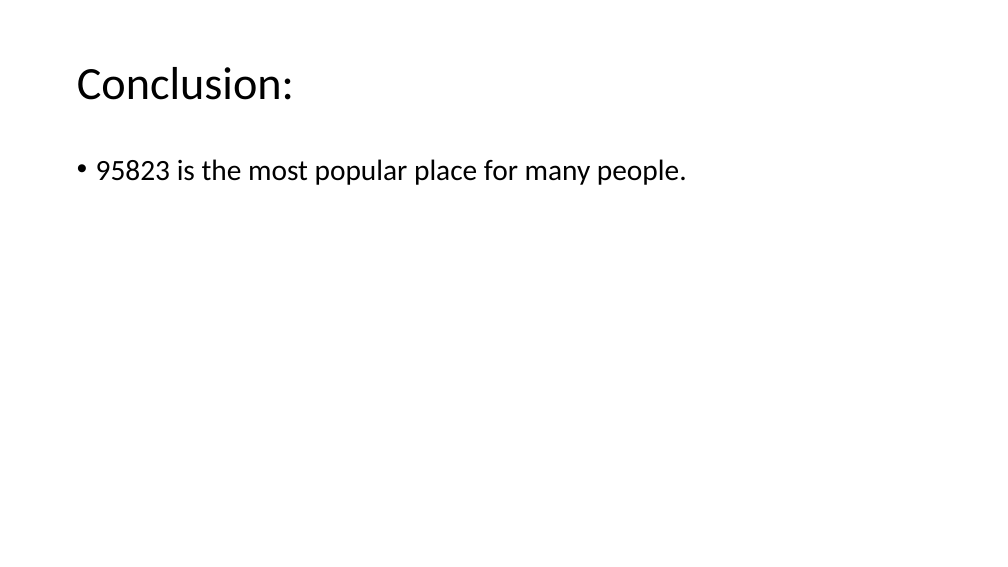
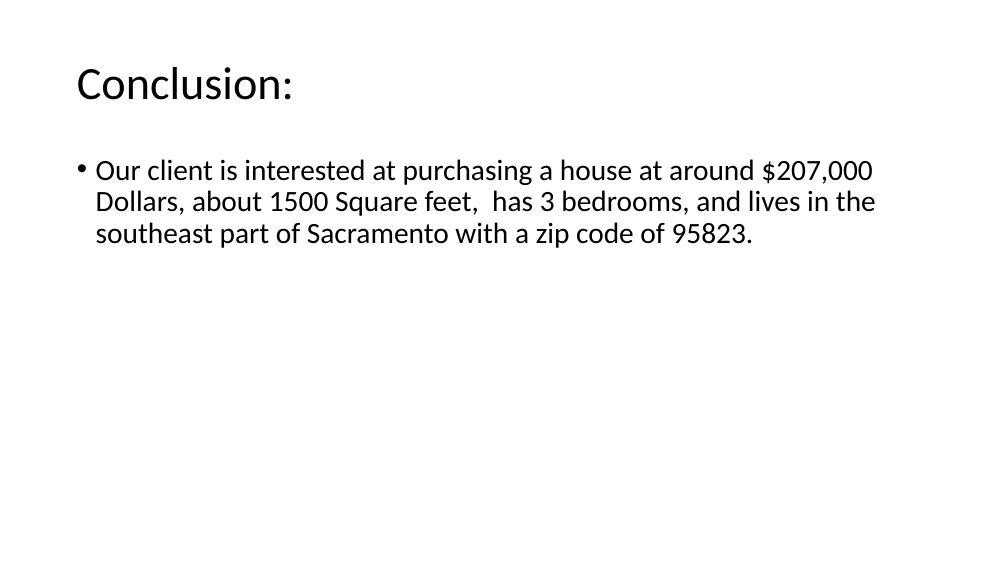
Before and after one commit to scavazos4/Project_One, a slide deck: slide 11 of Sacramento Real Estate.pptx (slide 10 before the commit). Drawn at 1008x567 pixels with LibreOffice and Linux fonts; fonts in the diff are those of the drawing; background and template pictures are left out. Boxes give left, top, right and bottom in pixels: in the first picture for what was removed or moved away, otherwise in the second. Text is boxed around its words. In the diff, an @@ line names an element or a change of style, - is before the commit and + after.

```diff
--- a/Sacramento Real Estate.pptx
+++ b/Sacramento Real Estate.pptx
@@ text at box(96, 159, 876, 248): text changed @@
-• 95823 is the most popular place for many people.
+• Our client is interested at purchasing a house at around $207,000 Dollars, about 1500 Square feet, has 3 bedrooms, and lives in the southeast part of Sacramento with a zip code of 95823.
```
Also in this commit, not shown: 8 other slides changed, 1 slide added.
